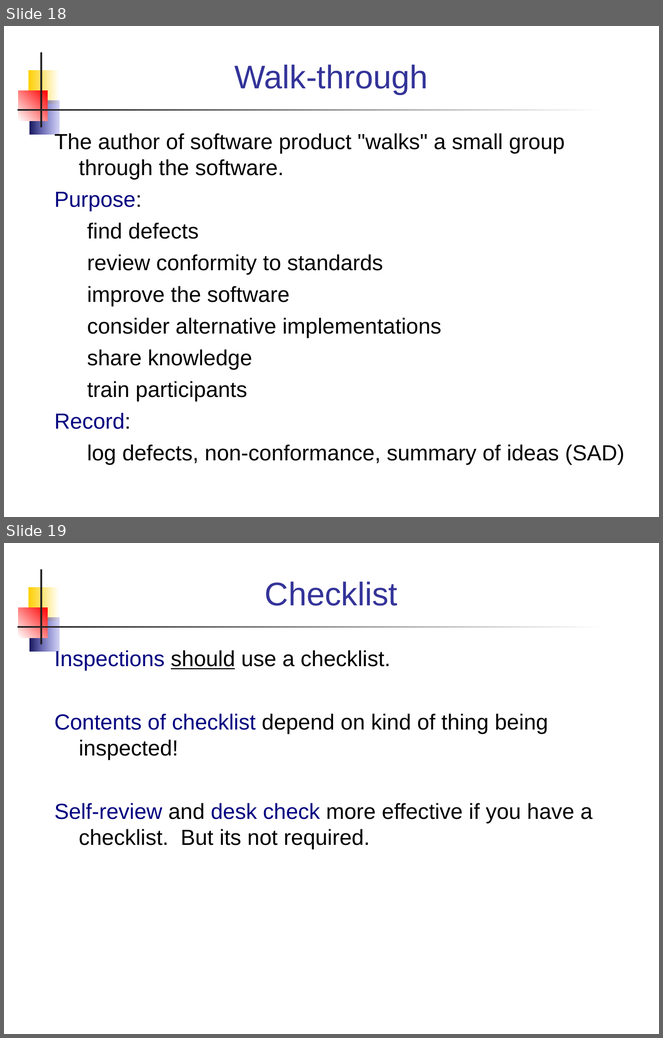
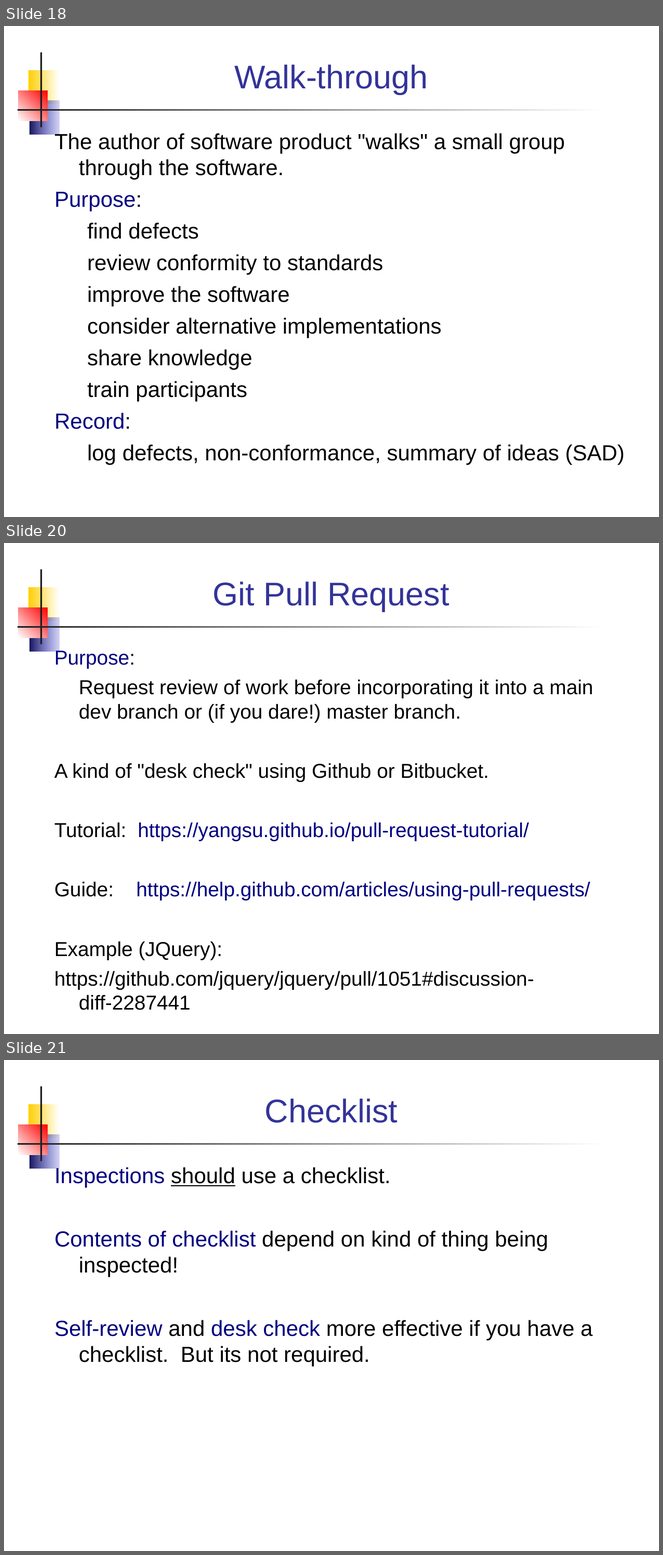
Before and after one commit to jbrucker/SoftwareProcess, a slide deck: week6/Reviews.ppt. Shown one above the other, each under a label of ours: slides 18 and 19 before the commit, slides 18, 20 and 21 after it; the slides between them are not shown. The pictures are 663x1038 and 663x1555 pixels, drawn with LibreOffice and Linux fonts; fonts in the diff are those of the drawing. Boxes give left, top, right and bottom in pixels: in the first picture for what was removed or moved away, otherwise in the second. Text is boxed around its words. In the diff, an @@ line names an element or a change of style, - is before the commit and + after.

Commit message:
add some slides on Reviews

```diff
--- a/week6/Reviews.ppt
+++ b/week6/Reviews.ppt
@@ slide 20 added at box(4, 543, 659, 1034), background #FFFFFF; not listed: 5 template elements that a slide beside it also shows @@
@@ title added at box(213, 581, 450, 611), 36 pt, text #333399 @@
+Git Pull Request
@@ text added at box(54, 649, 593, 1010), 22.2 pt, text #000000 @@
+Purpose:
+Request review of work before incorporating it into a main dev branch or (if you dare!) master branch.
+A kind of "desk check" using Github or Bitbucket.
+Tutorial: https://yangsu.github.io/pull-request-tutorial/
+Guide: https://help.github.com/articles/using-pull-requests/
+Example (JQuery):
+https://github.com/jquery/jquery/pull/1051#discussion-diff-2287441
@@ what was slide 19 is now slide 21 @@
```
Also in this commit, not shown: 4 slides changed, 1 other slide added, 1 other file.
